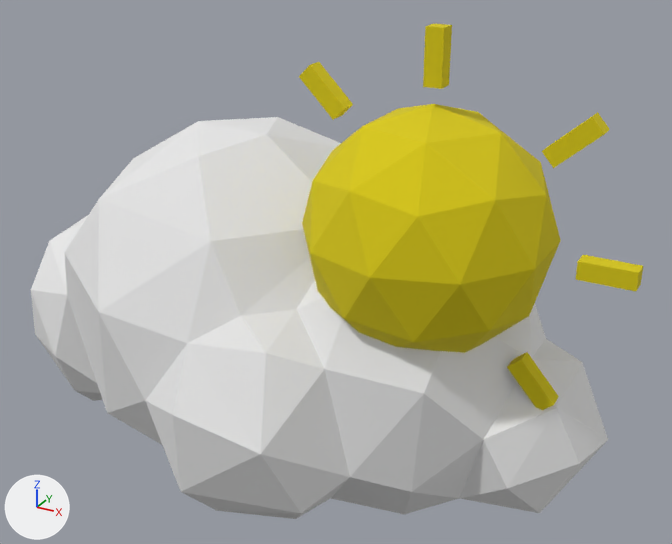
An edit to the OBJ model src/assets/02d.obj, drawn before and after from the same camera.
Before and after are seen from a camera (50 mm lens) standing at (7.33, -7.35, 7.49) and looking at (3.4, -0.19, 3.91). The axes (+X, +Y, +Z) are drawn at lower left. The lights are the same throughout. Where no turn or scale is listed for an object, it has been applied to the vertices.

Names of what the first picture shows: '02d_sun_Icosphere.001', 'sun_sun_Icosphere.002'.
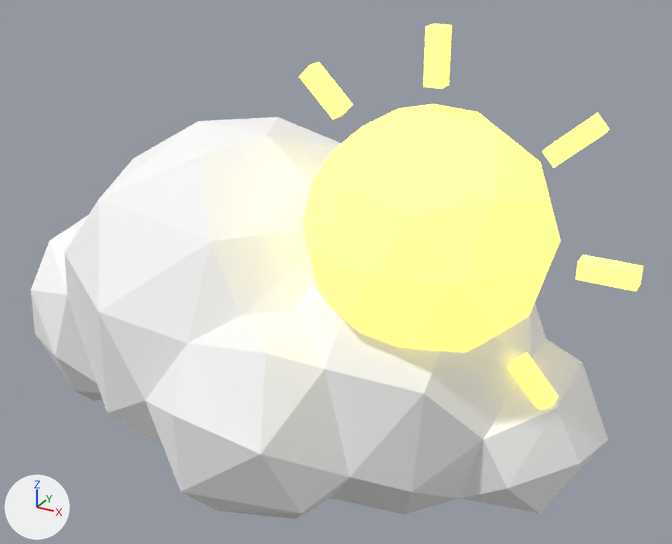
The newer file is also turned or shifted as a whole; pictures and numbers use the older file's frame.

What differs and where, as boxes [x1, y1, x2, y2] in the pictures (672 x 544 px):
```json
{"object": "02d_sun_Icosphere.001", "change": "recoloured", "before": [31, 117, 608, 519], "after": [31, 117, 608, 519]}
{"object": "sun_sun_Icosphere.002", "change": "recoloured, surface changed", "before": [299, 23, 643, 410], "after": [299, 23, 643, 410]}
```

The change, as JSON lines over the scene's bpy script:
```json
{"op": "set", "path": "mat_light.base_color", "old": "(0.69, 0.58, 0.002)", "new": "(1.0, 0.871, 0.212)", "note": "yellow #d8c807 -> yellow #fff07f"}
{"op": "add", "block": "mat_light", "code": "mat_light.emission_color = (1.0, 0.871, 0.212)  # yellow #fff07f"}
{"op": "add", "block": "mat_light", "code": "mat_light.emission_strength = 1.0"}
{"op": "add", "block": "mat_cloud", "code": ["mat_cloud = principled_material('Cloud')", "mat_cloud.base_color = (1.0, 1.0, 1.0)  # white #ffffff", "mat_cloud.roughness = 1.0"]}
{"block": "me_02d_sun_icosphere_001", "where": "me_02d_sun_icosphere_001.from_pydata(...)  # 111 vertices, 216 faces; spans x -0.12..6.11, y -2.34..1.82, z 1.88..5.28"}
{"op": "remove", "block": "me_02d_sun_icosphere_001", "code": "me_02d_sun_icosphere_001.materials.append(mat_none)  # white #e7e7e7"}
{"op": "add", "block": "me_02d_sun_icosphere_001", "code": "me_02d_sun_icosphere_001.materials.append(mat_cloud)  # white #ffffff"}
```
